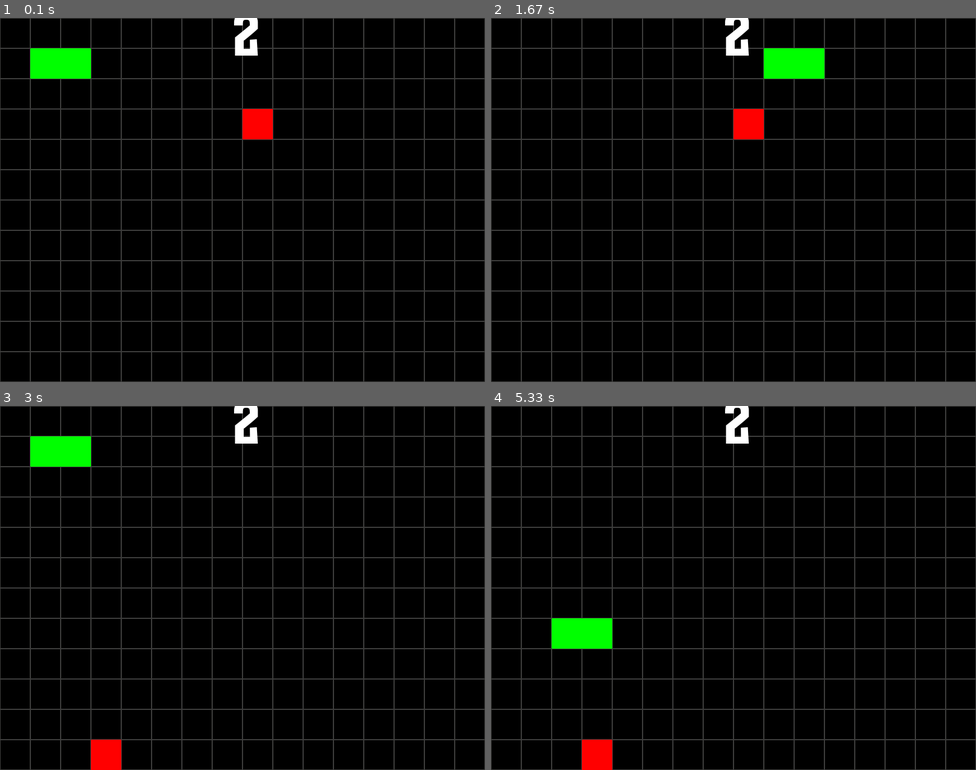
Above: before the commit, frames 1-4 (two rows, left to right).
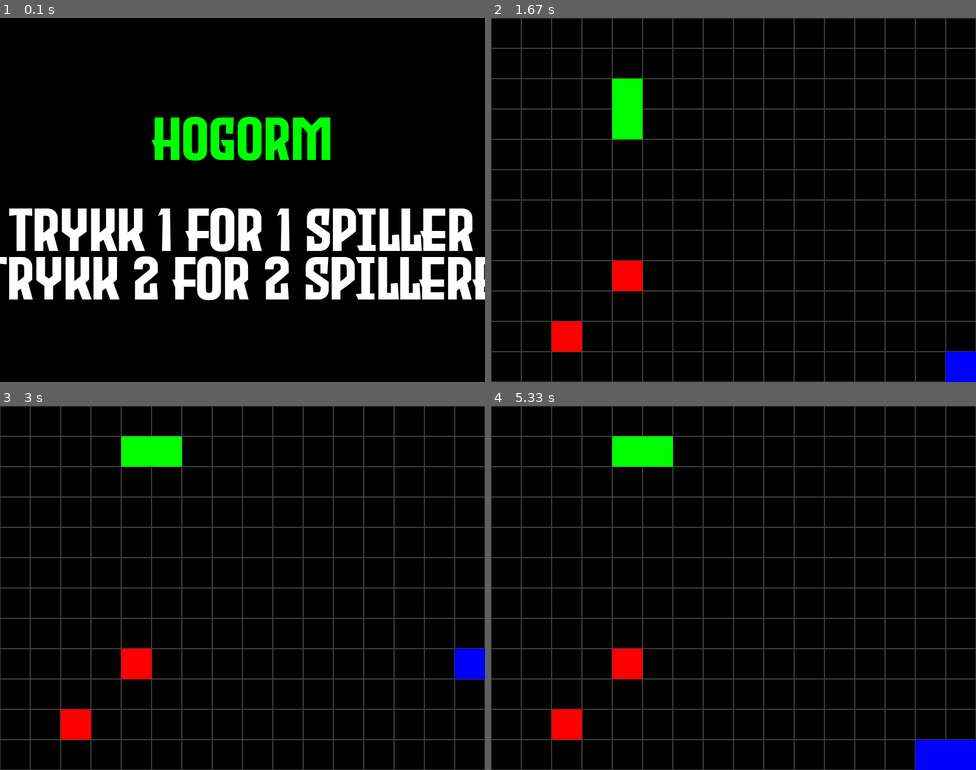
Above: after the commit, the same moments.

Repository: Momant24/Pygamehogorm
Game: pygame game, started from game.py
The game is run twice, just before and just after one commit, with the same random seed, the same clock (stepped at 60 frames per second) and the same inputs.
Inputs:
- Up to frame 1 (0.1 s): no input
- Up to frame 2 (1.67 s): tap 2 at 0.33 s; hold S 0.67-1.13 s; hold Right 0.67-1.13 s; tap W at 1.17 s
- Up to frame 3 (3 s): hold Up 2.27-2.8 s; hold Right from 2.83 s (still down)
- Up to frame 4 (5.33 s): release Right at 3.38 s; hold Left 3.42-3.97 s; hold A 4-4.55 s; hold Down 4-4.55 s; hold Left from 5.17 s (still down)

The runs differ from the first frame. In frame 1, 24% of the frame differs, in the area x 0-100%, y 0-100%; in frame 2, 4.5%; in frame 3, 4.5%; in frame 4, 5.1%.

Commit message:
2 player

Diff:
--- a/game.py
+++ b/game.py
@@ -6,7 +6,8 @@
 # Konstanter
 SW, SH = 800, 600
 
-
+antall_spillere = None
+velg = True
 
 
 
@@ -21,32 +22,70 @@
 pg.display.set_caption("Hogorm")
 klokke = pg.time.Clock()
 
+while velg:
+    skjerm.fill("black")
+    tittel = FONT.render("HOGORM", True, "green")
+    tekst1 = FONT.render("Trykk 1 for 1 spiller", True, "white")
+    tekst2 = FONT.render("Trykk 2 for 2 spillere", True, "white")
+
+    skjerm.blit(tittel, (SW//2 - tittel.get_width()//2, SH//4))
+    skjerm.blit(tekst1, (SW//2 - tekst1.get_width()//2, SH//2))
+    skjerm.blit(tekst2, (SW//2 - tekst2.get_width()//2, SH//2 + 80))
+
+    pg.display.update()
+
+    for hendelse in pg.event.get():
+        if hendelse.type == pg.QUIT:
+            pg.quit()
+            sys.exit()
+
+        if hendelse.type == pg.KEYDOWN:
+            if hendelse.key == pg.K_1:
+                antall_spillere = 1
+                velg = False
+            elif hendelse.key == pg.K_2:
+               antall_spillere = 2
+               velg = False
+
 
 class Hogorm:
-    def __init__(self):
-        self._x, self._y, = BLOKK_STORELSE,  BLOKK_STORELSE
+    def __init__(self, x, y, farge):
+        self._x, self._y, = x, y
         self._xdir = 1
         self._ydir = 0
         self._hode = pg.Rect(self._x, self._y, BLOKK_STORELSE, BLOKK_STORELSE)
         self._kropp = [pg.Rect(self._x-BLOKK_STORELSE, self._y, BLOKK_STORELSE, BLOKK_STORELSE)]
         self._død = False
+        self._farge = farge
 
     def update(self):
-        global apple
+        global apples
 
         for firkant in self._kropp:
             if self._hode.x == firkant.x and self._hode.y == firkant.y:
               self._død = True
             if self._hode.x not in range(0, SW) or self._hode.y not in range(0, SH):
               self._død = True
-        if self._død:
-            self.x, self.y = BLOKK_STORELSE, BLOKK_STORELSE
-            self._hode = pg.Rect(self._x, self._y, BLOKK_STORELSE, BLOKK_STORELSE)
-            self._kropp = [pg.Rect(self._x-BLOKK_STORELSE, self._y, BLOKK_STORELSE, BLOKK_STORELSE)]
-            self._xdir = 1
-            self._ydir = 0
-            self._død = False
-            apple = Apple()
+        if antall_spillere == 1:
+            if self._død:
+                self.x, self.y = BLOKK_STORELSE, BLOKK_STORELSE
+                self._hode = pg.Rect(self._x, self._y, BLOKK_STORELSE, BLOKK_STORELSE)
+                self._kropp = [pg.Rect(self._x-BLOKK_STORELSE, self._y, BLOKK_STORELSE, BLOKK_STORELSE)]
+                self._xdir = 1
+                self._ydir = 0
+                self._død = False
+                apple = Apple()
+        else:
+            if self._død:
+
+                self.x, self.y = BLOKK_STORELSE, BLOKK_STORELSE
+                self._hode = pg.Rect(self._x, self._y, BLOKK_STORELSE, BLOKK_STORELSE)
+                self._kropp = [pg.Rect(self._x-BLOKK_STORELSE, self._y, BLOKK_STORELSE, BLOKK_STORELSE)]
+                self._xdir = 1
+                self._ydir = 0
+                self._død = False
+                apple = Apple()
+
 
 
         self._kropp.append(self._hode)
@@ -80,9 +119,17 @@
 
 tegngygrid()
 
-apple = Apple()
-
-hogorm = Hogorm()
+if antall_spillere == 1:
+    apples = [Apple()]
+else:
+    apples = [Apple(), Apple()]
+
+hogorm1 = Hogorm(50, 50, "green")
+
+if antall_spillere == 2:
+   hogorm2 = Hogorm(700, 550, "blue")
+
+
 
 
 
@@ -93,41 +140,75 @@
             sys.exit()
 
         if hendelse.type == pg.KEYDOWN:
-            if hendelse.key == pg.K_DOWN:
-                hogorm._ydir = 1
-                hogorm._xdir = 0
-            elif hendelse.key == pg.K_UP:
-                hogorm._ydir = -1
-                hogorm._xdir = 0
-            elif hendelse.key == pg.K_RIGHT:
-                hogorm._ydir = 0
-                hogorm._xdir = 1
-            elif hendelse.key == pg.K_LEFT:
-                hogorm._ydir = 0
-                hogorm._xdir = -1
-
-
-
-
-    hogorm.update()
+            if hendelse.key == pg.K_s:
+                hogorm1._ydir = 1
+                hogorm1._xdir = 0
+            elif hendelse.key == pg.K_w:
+                hogorm1._ydir = -1
+                hogorm1._xdir = 0
+            elif hendelse.key == pg.K_d:
+                hogorm1._ydir = 0
+                hogorm1._xdir = 1
+            elif hendelse.key == pg.K_a:
+                hogorm1._ydir = 0
+                hogorm1._xdir = -1
+
+            if antall_spillere == 2:
+                if hendelse.key == pg.K_DOWN:
+                    hogorm2._ydir = 1
+                    hogorm2._xdir = 0
+                elif hendelse.key == pg.K_UP:
+                    hogorm2._ydir = -1
+                    hogorm2._xdir = 0
+                elif hendelse.key == pg.K_RIGHT:
+                    hogorm2._ydir = 0
+                    hogorm2._xdir = 1
+                elif hendelse.key == pg.K_LEFT:
+                    hogorm2._ydir = 0
+                    hogorm2._xdir = -1
+
+
+
+
+
+    hogorm1.update()
+
+
+
+
+
 
     skjerm.fill('black')
     tegngygrid()
 
-    apple.update()
-
-    score = FONT.render(f"{len(hogorm._kropp) + 1}", True, "white")
-
-    pg.draw.rect(skjerm, "green", hogorm._hode)
-
-    for firkant in hogorm._kropp:
+    for apple in apples:
+        apple.update()
+
+
+    pg.draw.rect(skjerm, "green", hogorm1._hode)
+
+    if antall_spillere == 2:
+        hogorm2.update()
+
+        pg.draw.rect(skjerm, "blue", hogorm2._hode)
+
+        for firkant in hogorm2._kropp:
+            pg.draw.rect(skjerm, "blue", firkant)
+
+    for firkant in hogorm1._kropp:
        pg.draw.rect(skjerm, "green", firkant)
 
-    skjerm.blit(score, score_rect)
-
-    if hogorm._hode.x == apple._x and hogorm._hode.y == apple._y:
-       hogorm._kropp.append(pg.Rect(firkant.x, firkant.y, BLOKK_STORELSE, BLOKK_STORELSE))
-       apple = Apple( )
+
+
+    for i, apple in enumerate(apples):
+        if hogorm1._hode.colliderect(apple.rect):
+            hogorm1._kropp.append(pg.Rect(firkant.x, firkant.y, BLOKK_STORELSE, BLOKK_STORELSE))
+            apples[i] = Apple()
+
+        if antall_spillere == 2:
+            if hogorm2._hode.colliderect(apple.rect):
+                hogorm2._kropp.append(pg.Rect(firkant.x, firkant.y, BLOKK_STORELSE, BLOKK_STORELSE))
+                apples[i] = Apple()
 
     pg.display.update()
     klokke.tick(5)
